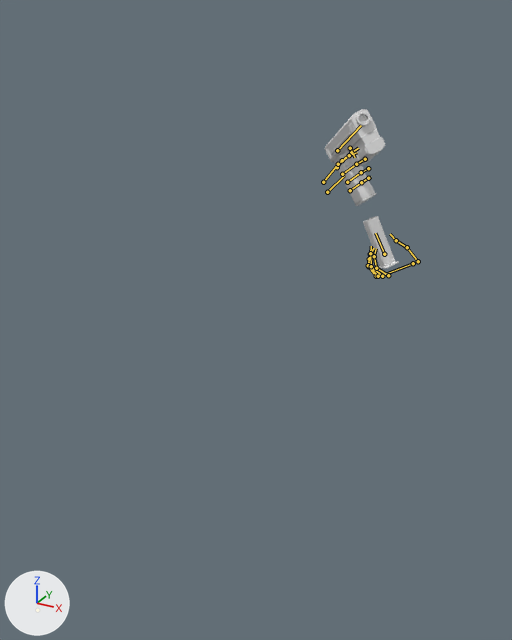
Renders of the Blender file assets-raw/blend/gun/template.blend from each side of a commit.
One viewpoint serves both versions: a camera (50 mm lens) standing at (0.506, -1.356, 0.378) and looking at (-0.201, -0.07, -0.265). The axes (+X, +Y, +Z) are drawn at lower left. The lights are the same throughout. Both versions are drawn at frame 50 of the action 'Reload'; the numbers are the values there. The bones that bend it are drawn over the model as lines.

The first picture shows 'Base'.
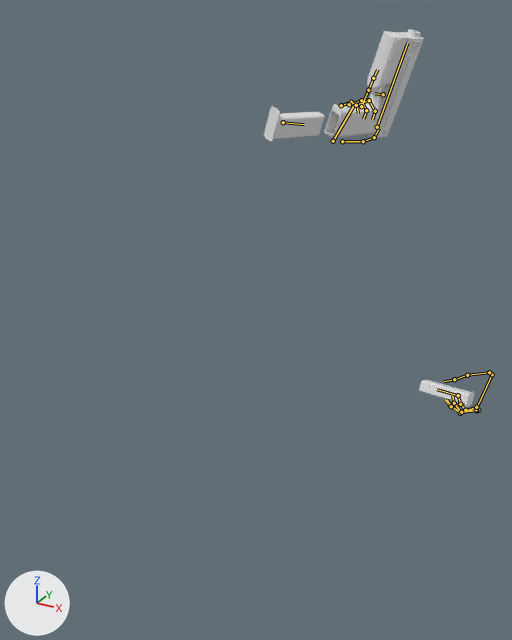
What differs and where, as boxes (x1, y1, x2, y2) in the pictures (512 x 640 px):
```json
{"object": "Base", "change": "posed", "before": [325, 109, 399, 269], "after": [264, 29, 475, 407]}
{"bone": "Wrist.L", "before": "(413, 263) to (380, 276)", "after": "(492, 374) to (475, 410)"}
{"bone": "Wrist.R", "before": "(327, 192) to (344, 175)", "after": "(333, 141) to (355, 103)"}
{"bone": "Magzine0", "before": "(37, 610) to (37, 610)", "after": "(283, 122) to (304, 124)"}
```

The change, as JSON lines over the scene's bpy script:
```json
{"block": "bone_wrist_l", "where": "bone_wrist_l = bpy.data.objects['Armature'].pose.bones['Wrist.L']"}
{"op": "set", "path": "bone_wrist_l.location", "old": "(-0.142, -0.348, -0.38)", "new": "(-0.17, -0.059, -0.507)"}
{"op": "set", "path": "bone_wrist_l.rotation_quaternion", "old": "(0.342, -0.785, -0.424, -0.211)", "new": "(0.75, -0.568, -0.185, -0.284)", "note": "degrees (-151, -41, 46) -> degrees (-69, -37, -16)"}
{"block": "bone_wrist_r", "where": "bone_wrist_r = bpy.data.objects['Armature'].pose.bones['Wrist.R']"}
{"op": "set", "path": "bone_wrist_r.location", "old": "(-0.084, -0.392, 0.225)", "new": "(-0.076, -0.45, 0.128)"}
{"op": "set", "path": "bone_wrist_r.rotation_quaternion", "old": "(0.11, 0.684, 0.277, -0.585)", "new": "(0.1, -0.147, 0.269, -0.941)", "note": "degrees (42, 107, -104) -> degrees (-34, -13, -164)"}
{"block": "bone_magzine0", "where": "bone_magzine0 = bpy.data.objects['Armature'].pose.bones['Magzine0']"}
{"op": "set", "path": "bone_magzine0.location", "old": "(-0.875, -1.072, 0.4)", "new": "(-0.334, 0.174, 0.08)"}
{"op": "set", "path": "bone_magzine0.rotation_quaternion", "old": "(-0.686, -0.605, -1.319, -0.087)", "new": "(0.647, -0.706, -0.093, -0.274)", "note": "degrees (-33, 139, -62) -> degrees (-91, -30, -15)"}
{"op": "set", "path": "bone_magzine0.scale", "old": "(0.0, 0.0, 0.0)", "new": "(1.0, 1.0, 1.0)"}
```
